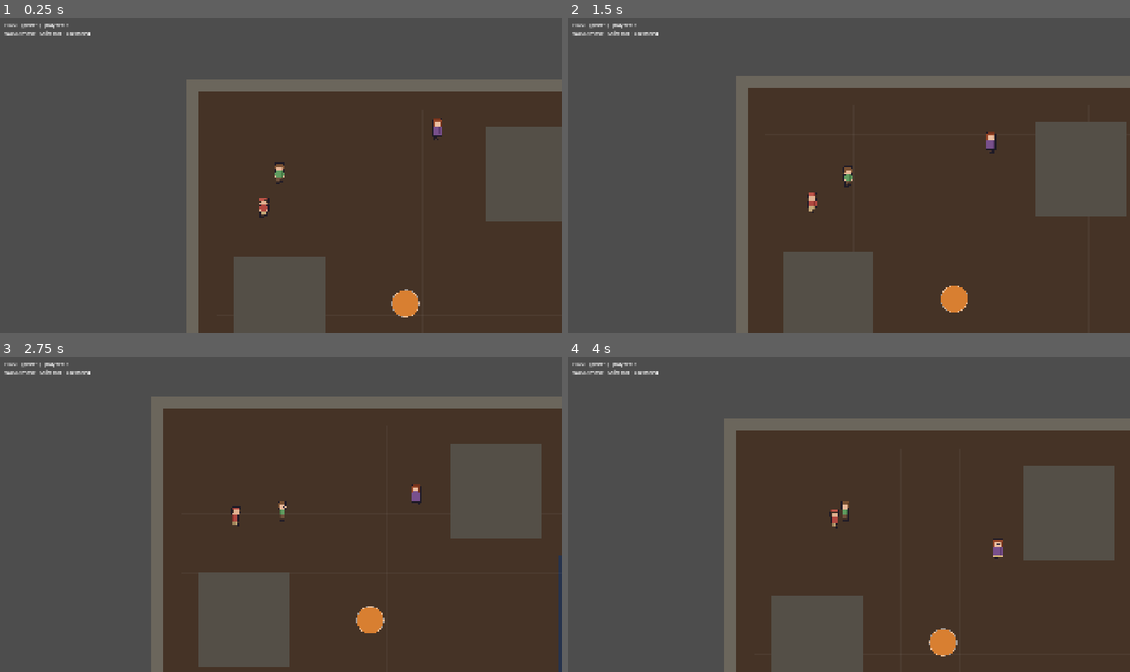
Above: before the commit, frames 1-4 (two rows, left to right).
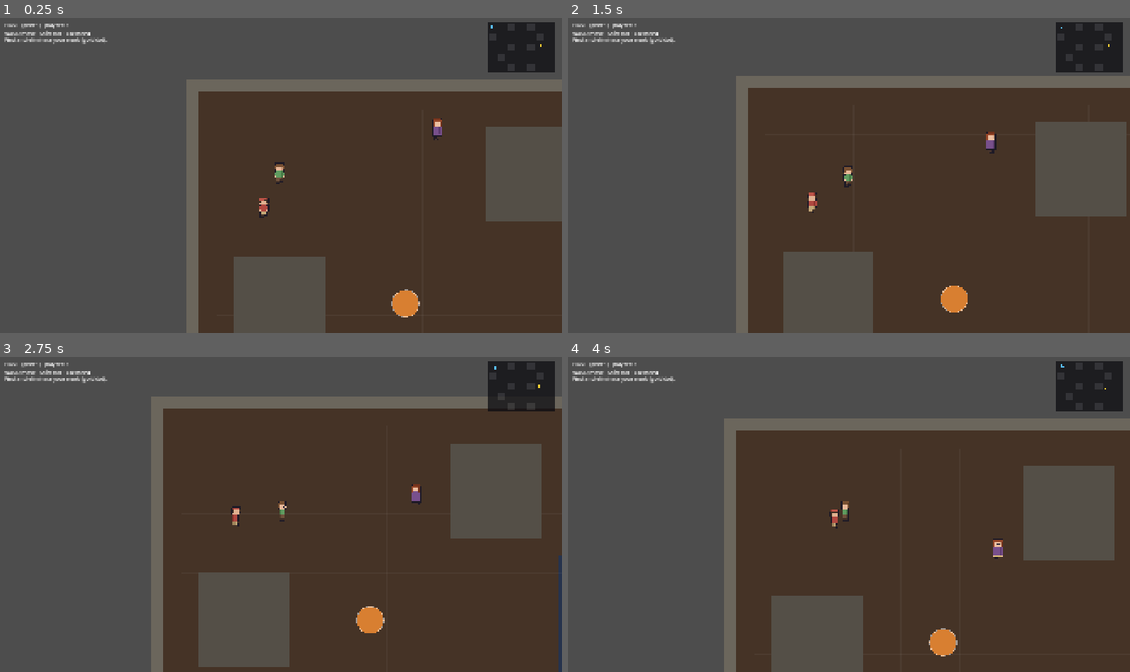
Above: after the commit, the same moments.

Repository: Isidore94/Unseen
Game: Godot game, scene res://scenes/online_match.tscn
Two runs of this game, one before a commit and one after it. Both use one fixed random seed, a clock stepped at 60 frames per second and the inputs below. This scene is started directly instead of the project's main scene.
Inputs:
- Up to frame 1 (0.25 s): no input
- Up to frame 2 (1.5 s): tap Enter at 0.5 s; hold D (move_right) 0.53-1.28 s; tap Space (action_primary) at 0.6 s; hold S (move_down) from 1.28 s (still down); tap Shift (run) at 1.35 s
- Up to frame 3 (2.75 s): release S (move_down) at 2.03 s; hold D (move_right) from 2.03 s (still down); tap Space (action_primary) at 2.1 s
- Up to frame 4 (4 s): release D (move_right) at 2.78 s; hold W (move_up) 2.78-3.53 s; tap Shift (run) at 2.85 s; hold A (move_left) from 3.53 s (still down); tap Space (action_primary) at 3.6 s

The runs differ from the first frame. In frame 1, 2.1% of the frame differs, in the area x 0-99%, y 1-18%; in frame 2, 2.1%; in frame 3, 2.1%; in frame 4, 2.1%.

Commit message:
Phase 6.1b: private marks + per-client mini-map + highlight
- Host secretly designates a random crowd NPC as each peer's mark and tells ONLY
  that peer (owner-only RPC of the mark's node name); host keeps the peer->mark map.
- Each machine (host and client) builds its own HUD for its own player: a mini-map
  (self + gold mark dot) and a gold highlight ring on the mark. Both are drawn only
  on the owner's screen, so the old split-screen highlight leak doesn't exist online.
- mini_map.gd: added track_objective() so it can follow a directly-given node
  (online) instead of needing the offline contract object.
- Local view is resolved lazily per-frame, sidestepping spawn/RPC timing races.

Next in 6.1: server-validated kills + owner-only exposure HUD + win/lose.

Co-Authored-By: Claude Opus 4.8 <noreply@anthropic.com>

Diff:
--- a/scripts/mini_map.gd
+++ b/scripts/mini_map.gd
@@ -21,6 +21,9 @@
 var _map: TestMap01 = null
 var _player: Node2D = null
 var _contract: ContractManager = null
+## Online play hands the objective node in directly (the host privately tells each
+## client which crowd member is its mark), instead of asking an offline contract.
+var _objective_node: Node2D = null
 
 var _ping_timer: float = 0.0
 var _ping_visible: bool = false
@@ -49,7 +52,14 @@
 	queue_redraw()
 
 
+# Online: point the mini-map straight at the mark node the host told us about.
+func track_objective(node: Node2D) -> void:
+	_objective_node = node
+
+
 func _objective() -> Node2D:
+	if _objective_node != null and is_instance_valid(_objective_node):
+		return _objective_node
 	if _contract != null and is_instance_valid(_contract):
 		return _contract.get_objective()
 	return null
--- a/scripts/online_match.gd
+++ b/scripts/online_match.gd
@@ -15,6 +15,7 @@
 const MAP_SCENE := preload("res://maps/test_map_01.tscn")
 const PLAYER_SCENE := preload("res://scenes/player.tscn")
 const NPC_SCENE := preload("res://scenes/npc.tscn")
+const MINI_MAP_SCRIPT := preload("res://scripts/mini_map.gd")
 const MAIN_MENU_SCENE := "res://scenes/main_menu.tscn"
 
 ## How many sprite sheets exist (assets/sprites). Characters cycle through them so a
@@ -35,6 +36,19 @@
 ## slot to use. Lives only on the host (the referee) — clients never see it.
 var _players_by_peer: Dictionary = {}
 var _next_spawn_index: int = 0
+
+## Host-only: which crowd NPC is each peer's secret mark. The mapping never leaves
+## the host; each peer is told only ITS OWN mark (MULTIPLAYER_PLAN.md §4).
+var _mark_by_peer: Dictionary = {}
+
+## This machine's own private view. Host AND client each control one local player and
+## each builds its own HUD + mini-map + mark highlight for that player only.
+var _local_player: Player = null
+var _player_hud_layer: CanvasLayer = null
+var _mini_map: MiniMap = null
+var _objective_label: Label = null
+var _my_mark_name: String = ""
+var _my_mark: Node2D = null
 
 
 func _ready() -> void:
@@ -92,6 +106,8 @@
 	_spawn_player_for_peer(1)
 	# Populate the crowd the players hide among (host-simulated, replicated out).
 	_spawn_crowd()
+	# Now the crowd exists, give the host its own secret mark.
+	_assign_mark_for_peer(1)
 	# When a client's scene is ready, it asks us (via _request_spawn) to spawn it.
 	NetworkManager.player_left.connect(_on_player_left)
 
@@ -120,6 +136,7 @@
 	if _players_by_peer.has(requesting_peer):
 		return  # already spawned (ignore a duplicate request)
 	_spawn_player_for_peer(requesting_peer)
+	_assign_mark_for_peer(requesting_peer)
 
 
 func _spawn_player_for_peer(peer_id: int) -> void:
@@ -215,6 +232,99 @@
 	get_tree().change_scene_to_file(MAIN_MENU_SCENE)
 
 
+# === marks (host picks; only the owner is told) =============================
+
+# Host-only: secretly pick a random wandering crowd member as this peer's mark, mark
+# it as killable by that peer, and privately tell ONLY that peer which one it is.
+func _assign_mark_for_peer(peer_id: int) -> void:
+	if not multiplayer.is_server() or _mark_by_peer.has(peer_id):
+		return
+	var candidates: Array = []
+	for child in _crowd_parent.get_children():
+		var npc := child as Npc
+		if npc != null and not npc.is_dead() and not npc.is_in_group("mark"):
+			candidates.append(npc)
+	if candidates.is_empty():
+		return
+	var mark: Npc = candidates[randi() % candidates.size()]
+	mark.add_to_group("killable_for_%d" % peer_id)  # used by server-validated kills (6.1c)
+	mark.add_to_group("mark")
+	_mark_by_peer[peer_id] = mark
+	# Send the mark's node name ONLY to its owner. The name matches across peers, so
+	# the owner can find the same NPC in its own copy of the crowd.
+	_receive_mark.rpc_id(peer_id, String(mark.name))
+
+
+# Owner-only: the host tells US which crowd NPC is our mark. We just remember the
+# name; the per-frame view resolves it once that NPC has replicated to us.
+@rpc("authority", "call_local", "reliable")
+func _receive_mark(mark_name: String) -> void:
+	_my_mark_name = mark_name
+
+
+# === this machine's private view (host AND client each have one) ============
+
+func _process(_delta: float) -> void:
+	_update_local_view()
+
+
+# Lazily wires up our own HUD and resolves our mark. Doing it per-frame (instead of
+# at one exact moment) sidesteps every network timing race: as soon as our player
+# and our mark exist locally, we hook them up — no sooner, no special handshake.
+func _update_local_view() -> void:
+	if _local_player == null:
+		_local_player = _find_local_player()
+		if _local_player != null:
+			_build_player_hud()
+
+	if _my_mark == null and _my_mark_name != "" and _crowd_parent != null:
+		var mark := _crowd_parent.get_node_or_null(_my_mark_name) as Node2D
+		if mark != null:
+			_my_mark = mark
+			_highlight_mark(mark)  # only THIS screen highlights it — no leak online
+			if _mini_map != null:
+				_mini_map.track_objective(mark)
+			if _objective_label != null:
+				_objective_label.text = "Find and eliminate your mark (gold dot)."
+
+
+func _find_local_player() -> Player:
+	if _players_parent == null:
+		return null
+	var my_id := multiplayer.get_unique_id()
+	for child in _players_parent.get_children():
+		var player := child as Player
+		if player != null and player.controlling_peer_id == my_id:
+			return player
+	return null
+
+
+func _build_player_hud() -> void:
+	_player_hud_layer = CanvasLayer.new()
+	_player_hud_layer.name = "PlayerHUD"
+	add_child(_player_hud_layer)
+
+	_objective_label = Label.new()
+	_objective_label.position = Vector2(24.0, 70.0)
+	_objective_label.add_theme_font_size_override("font_size", 18)
+	_objective_label.text = "Locating your mark..."
+	_player_hud_layer.add_child(_objective_label)
+
+	_mini_map = MINI_MAP_SCRIPT.new() as MiniMap
+	_mini_map.name = "MiniMap"
+	_player_hud_layer.add_child(_mini_map)
+	_mini_map.setup(_map as TestMap01, _local_player, null)
+	# Top-right corner of this player's screen.
+	var screen_width := get_viewport().get_visible_rect().size.x
+	_mini_map.position = Vector2(screen_width - _mini_map.map_size_px.x - 24.0, 24.0)
+
+
+func _highlight_mark(mark: Node) -> void:
+	var visual := mark.get_node_or_null("CharacterVisual")
+	if visual != null and visual.has_method("set_highlight"):
+		visual.call("set_highlight", true)
+
+
 # === minimal on-screen status (6.0 debugging aid) ===========================
 
 func _build_hud() -> void:
Not shown, changed: CHANGELOG.md
